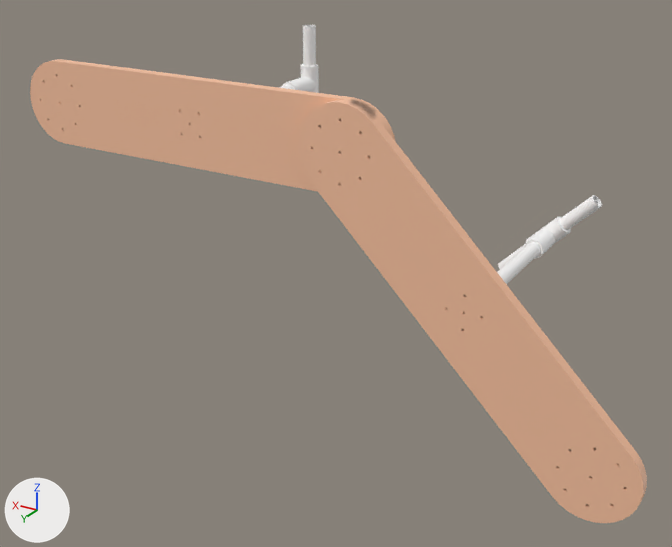
One commit to the COLLADA model sim_challenges/models/meshes/pathmarker2.dae: the scene before it, then after it.
Rendered twice from a 50 mm camera at (-2.036, 1.195, 1.132) aimed at (-1.237, -0.138, 0.466). The lights are fixed; the arrows at lower left show +X, +Y and +Z. Where no turn or scale is listed for an object, it has been applied to the vertices. Vertices at the same position are counted once.

The scene before the commit, as lines of its bpy script (objects in view):
```python
mat_245_140_91 = principled_material('245,140,91')
mat_245_140_91.base_color = (0.961, 0.549, 0.357)  # beige #fbc4a1
me_path_marker_001 = bpy.data.meshes.new('path_marker.001')
me_path_marker_001.from_pydata(...)  # 1231 vertices, 2640 faces; spans x -0.507..0.686, y -0.393..0.02, z -0.507..0.114
# faces by material slot: [2118, 522]
me_path_marker_001.materials.append(mat_245_140_91)  # beige #fbc4a1
me_path_marker_001.materials.append(mat_255_255_255_001)  # white #ffffff
ob_path_marker_001 = bpy.data.objects.new('path_marker.001', me_path_marker_001)
ob_path_marker_001.location = (-1.338, 0.0, 0.745)
```
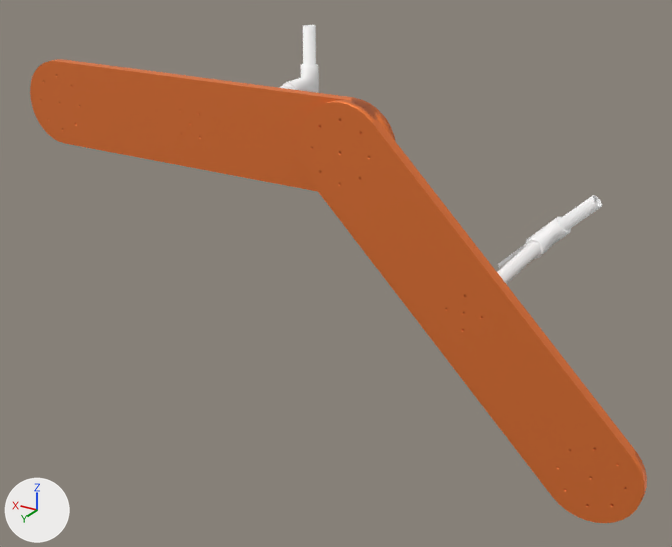
The newer file is also turned or shifted as a whole; pictures and numbers use the older file's frame.

What differs and where, as boxes (x1, y1, x2, y2) in the pictures (672 x 547 px):
'path_marker.001', recoloured, surface changed, shading changed
    both: (30, 25, 647, 523)

What the commit changed:
Material '245,140,91' (mat_245_140_91) changes colour from beige #fbc4a1 to orange #fb843f; in linear values from (0.961, 0.549, 0.357) to (0.961, 0.23, 0.05).
In material '245,140,91' (mat_245_140_91), metallic goes from 0.0 to 0.5.
me_path_marker_001 has 1231 vertices, 2640 faces and spans x -0.507..0.686, y -0.393..0.02, z -0.507..0.114.
me_path_marker_001 is used by ob_path_marker_001; location (-1.338, 0.0, 0.745).
me_path_marker_001 part 1: its shading normals changed.
